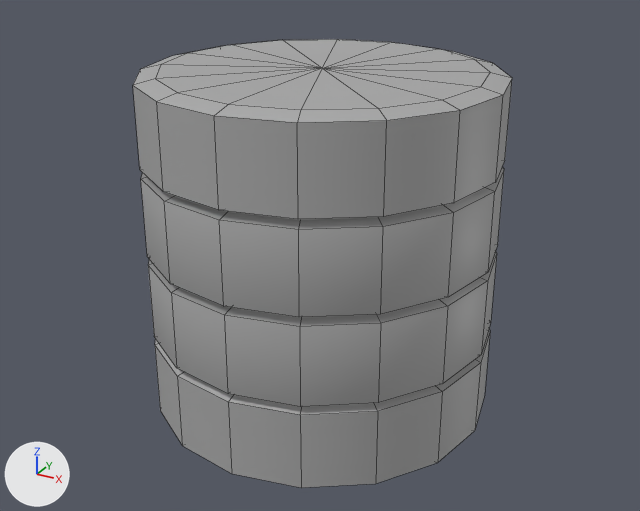
One commit to the FBX model Assets/Art/Models/RefinedModularKit/Modular_Column_2x2.fbx: the scene before it, then after it.
Camera for both pictures: a 50 mm lens placed at (0.0455, -0.0833, 0.0598), pointed at (0.0001, -0.0007, 0.0185). The lights are fixed; the arrows at lower left show +X, +Y and +Z. The picture after the commit comes second. Mesh edges are drawn as thin lines. Where no turn or scale is listed for an object, it has been applied to the vertices.

Objects in the first picture: 'Modular_Column_Base_2x2'.
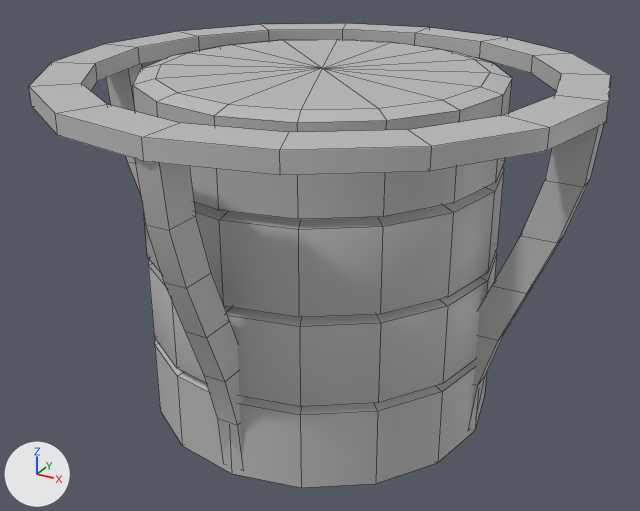
Where the change shows, as pixel boxes [x1, y1, x2, y2] in the pictures (640 x 511 px):
'Ring', added
    after: [29, 23, 611, 175]
'Support4', added
    after: [135, 159, 245, 459]
'Support1', added
    after: [469, 124, 603, 420]
'Support3', added
    after: [106, 64, 142, 192]

The change, as a diff of the scene's bpy script:
```diff
--- a/Assets/Art/Models/RefinedModularKit/Modular_Column_2x2.fbx.py
+++ b/Assets/Art/Models/RefinedModularKit/Modular_Column_2x2.fbx.py
@@ mat_default_material @@
+mat_default_material = principled_material('Default_Material')
+mat_default_material.base_color = (0.5, 0.5, 0.5)  # grey #bcbcbc
@@ me_mesh_001 @@
+me_mesh_001.from_pydata(...)  # 64 vertices, 64 faces; spans x -0.03..0.03, y -0.03..0.03, z 0.038..0.04
+me_mesh_001.materials.append(mat_default_material)  # grey #bcbcbc
@@ me_mesh_002 @@
+me_mesh_002.from_pydata(...)  # 28 vertices, 26 faces; spans x 0.0159..0.0296, y -0.0013..0.0012, z 0.0011..0.038
+me_mesh_002.materials.append(mat_default_material)  # grey #bcbcbc
@@ me_mesh_004 @@
+me_mesh_004.from_pydata(...)  # 28 vertices, 26 faces; spans x -0.0296..-0.0159, y -0.0012..0.0013, z 0.0011..0.038
+me_mesh_004.materials.append(mat_default_material)  # grey #bcbcbc
@@ me_mesh_005 @@
+me_mesh_005.from_pydata(...)  # 28 vertices, 26 faces; spans x -0.0013..0.0012, y -0.0296..-0.0159, z 0.0011..0.038
+me_mesh_005.materials.append(mat_default_material)  # grey #bcbcbc
@@ ob_ring @@
+ob_ring = bpy.data.objects.new('Ring', me_mesh_001)
+ob_ring.location = (0.0, 0.0, 0.0)
@@ ob_support1 @@
+ob_support1 = bpy.data.objects.new('Support1', me_mesh_002)
+ob_support1.location = (0.0, 0.0, 0.0)
@@ ob_support3 @@
+ob_support3 = bpy.data.objects.new('Support3', me_mesh_004)
+ob_support3.location = (0.0, 0.0, 0.0)
@@ ob_support4 @@
+ob_support4 = bpy.data.objects.new('Support4', me_mesh_005)
+ob_support4.location = (0.0, 0.0, 0.0)
```
